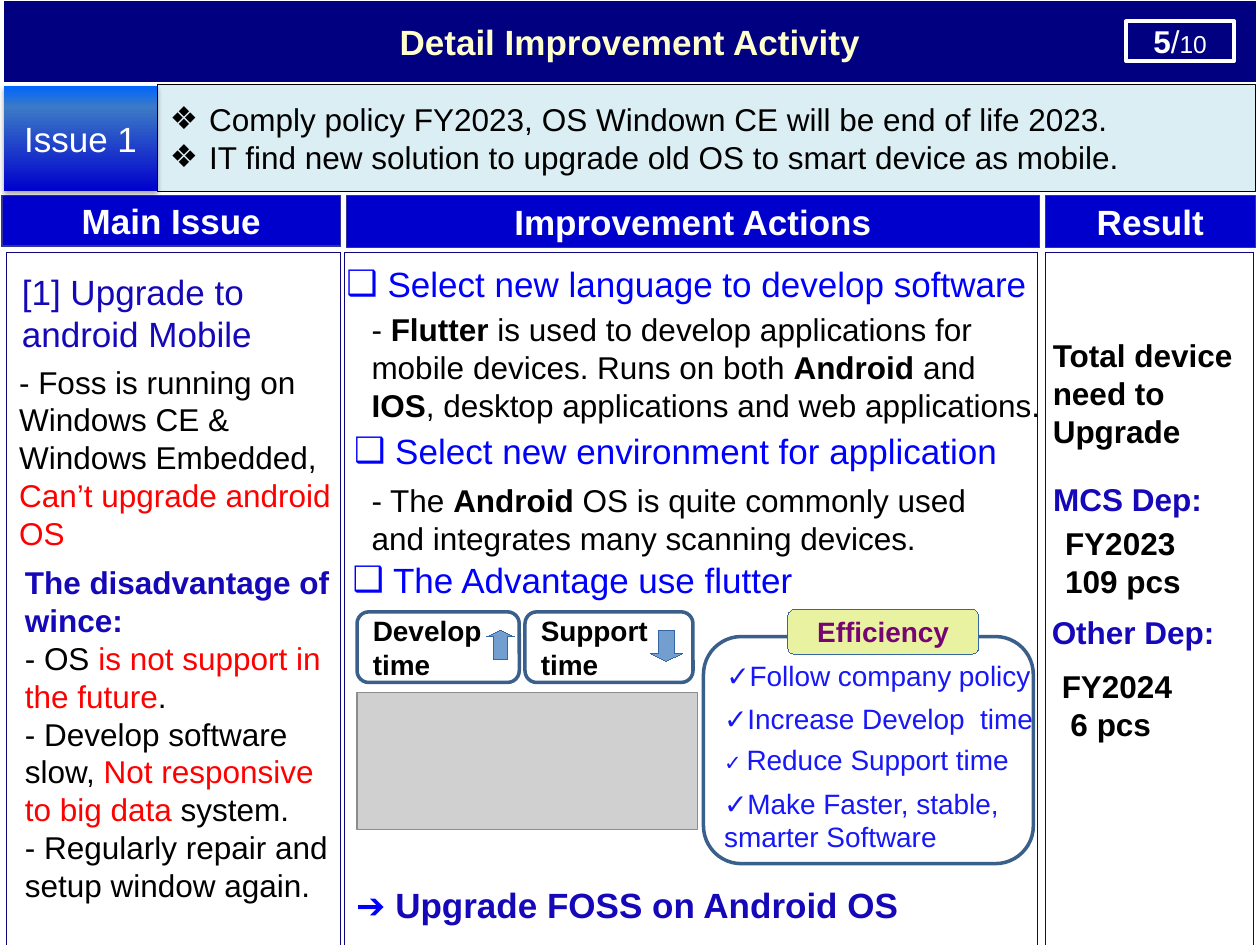
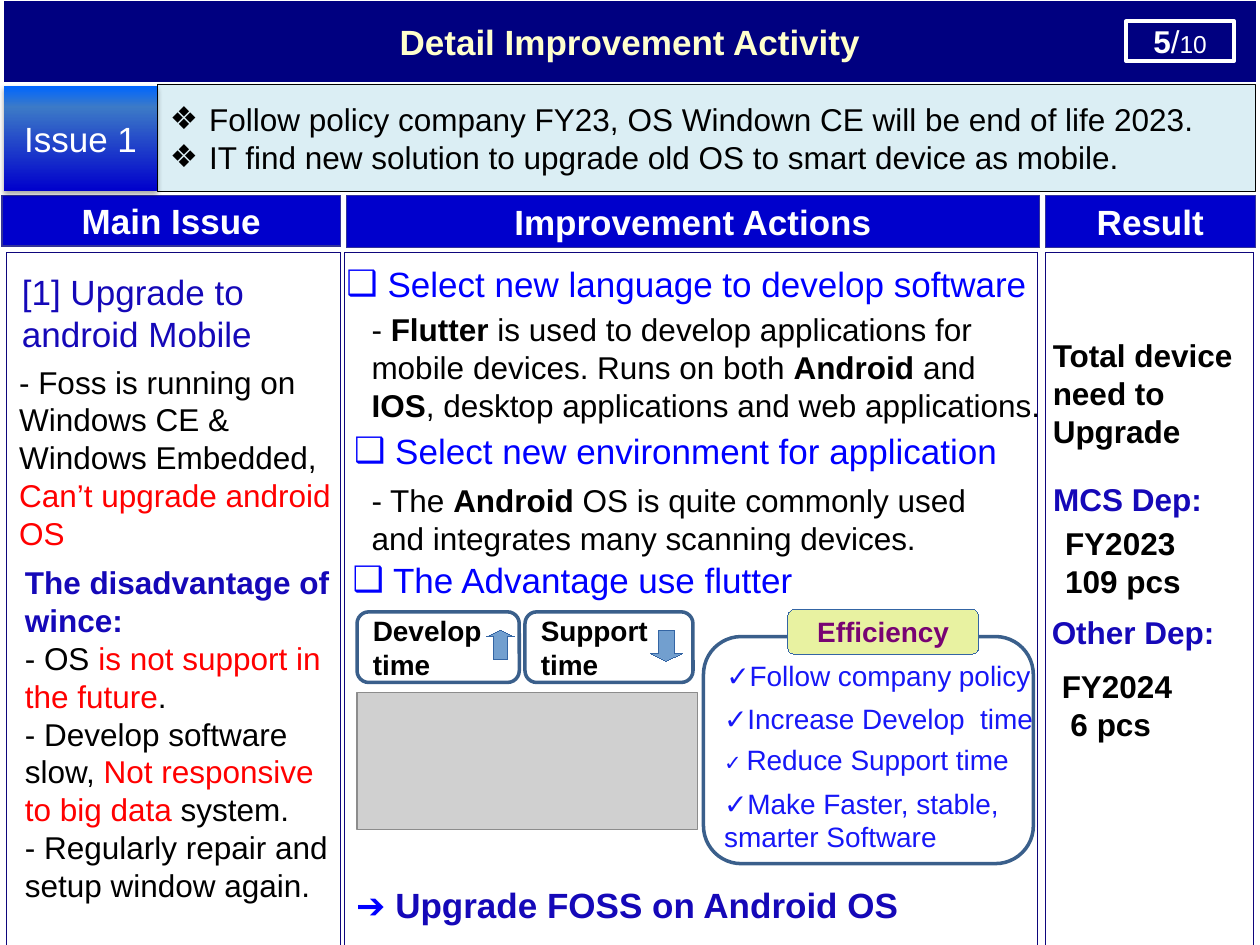
Before and after one commit to thietbicongnghevietnam/ReportPSNV, a slide deck: slide 6 of Report_test.pptx. Drawn at 1260x945 pixels with LibreOffice and Linux fonts; fonts in the diff are those of the drawing; grey boxes stand for pictures. Boxes give left, top, right and bottom in pixels: in the first picture for what was removed or moved away, otherwise in the second. Text is boxed around its words. In the diff, an @@ line names an element or a change of style, - is before the commit and + after.

```diff
--- a/Report_test.pptx
+++ b/Report_test.pptx
@@ text in rectangle at box(209, 108, 1193, 137): text changed @@
-❖ Comply policy FY2023, OS Windown CE will be end of life 2023.
+❖ Follow policy company FY23, OS Windown CE will be end of life 2023.
```
Also in this commit, not shown: 3 other slides changed, 1 slide added, 2 other files.
